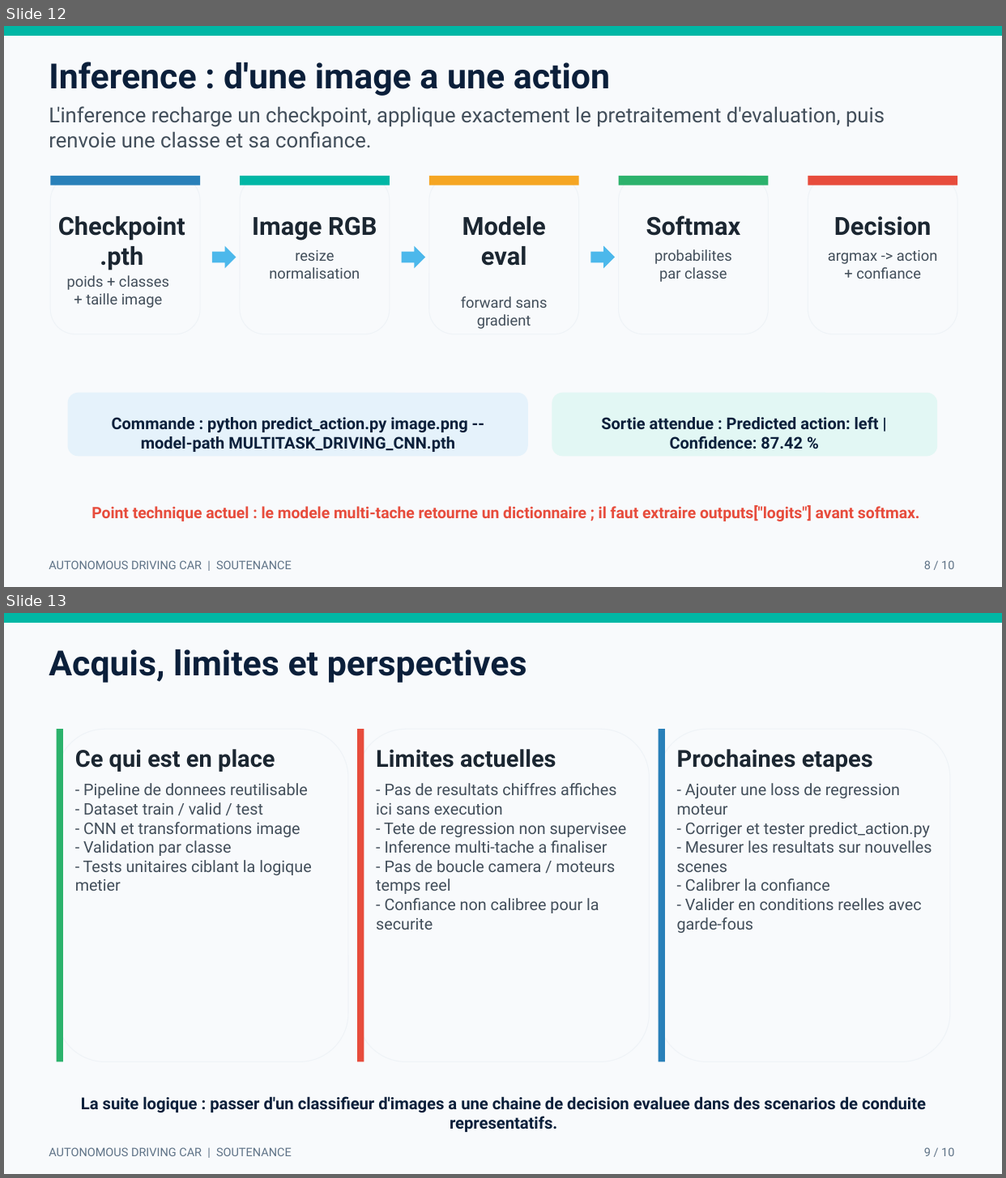
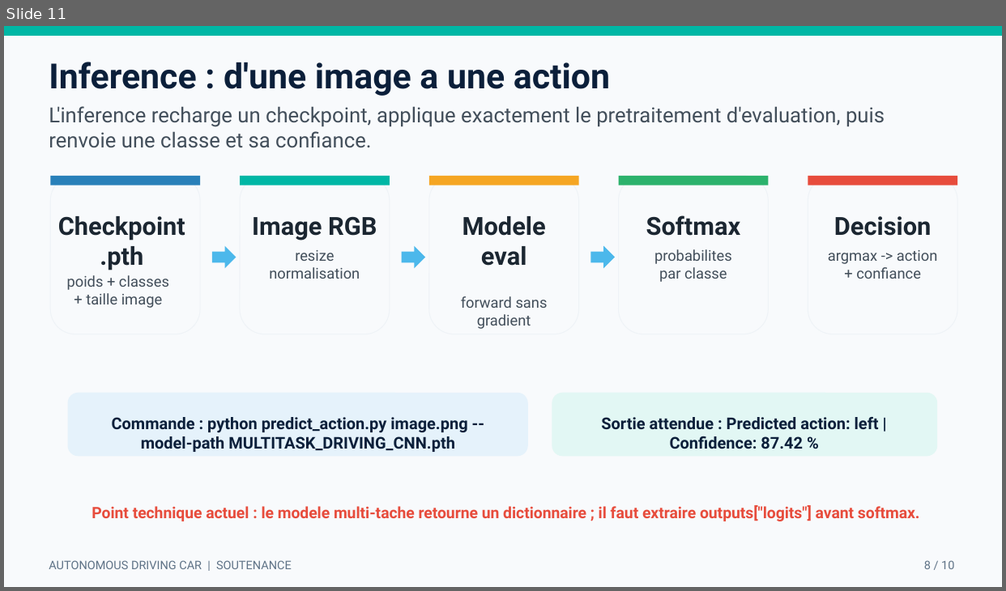
Before and after one commit to ENIB-PROJECTS/Autonomous-Driving-Car, a slide deck: Soutenance_Autonomous_Driving_Car.pptx. Shown one above the other, each under a label of ours: slides 12 and 13 before the commit, slide 11 after it. The pictures are 1006x1178 and 1006x591 pixels, drawn with LibreOffice and Linux fonts; fonts in the diff are those of the drawing. Boxes give left, top, right and bottom in pixels: in the first picture for what was removed or moved away, otherwise in the second. Text is boxed around its words. In the diff, an @@ line names an element or a change of style, - is before the commit and + after.

```diff
--- a/Soutenance_Autonomous_Driving_Car.pptx
+++ b/Soutenance_Autonomous_Driving_Car.pptx
@@ slide 13 removed at (4,613,1002,1174), background #FFFFFF @@
@@ rectangle removed at (4,613,1002,1174) @@
@@ rectangle removed at (4,613,1002,623) @@
@@ text removed at (49,649,527,683) @@
-Acquis, limites et perspectives
@@ rounded rectangle removed at (57,729,348,1063) @@
@@ rectangle removed at (57,729,63,1063) @@
@@ rounded rectangle removed at (357,729,650,1063) @@
@@ rectangle removed at (357,729,364,1063) @@
@@ rounded rectangle removed at (658,729,950,1063) @@
@@ rectangle removed at (658,729,665,1063) @@
@@ text removed at (75,749,275,772) @@
-Ce qui est en place
@@ text removed at (376,749,556,768) @@
-Limites actuelles
@@ text removed at (677,749,873,772) @@
-Prochaines etapes
@@ text removed at (75,783,311,891) @@
-- Pipeline de donnees reutilisable
-- Dataset train / valid / test
-- CNN et transformations image
-- Validation par classe
-- Tests unitaires ciblant la logique metier
@@ text removed at (376,783,627,930) @@
-- Pas de resultats chiffres affiches ici sans execution
-- Tete de regression non supervisee
-- Inference multi-tache a finaliser
-- Pas de boucle camera / moteurs temps reel
-- Confiance non calibree pour la securite
@@ text removed at (677,783,931,933) @@
-- Ajouter une loss de regression moteur
-- Corriger et tester predict_action.py
-- Mesurer les resultats sur nouvelles scenes
-- Calibrer la confiance
-- Valider en conditions reelles avec garde-fous
@@ text removed at (81,1097,926,1132) @@
-La suite logique : passer d'un classifieur d'images a une chaine de decision evaluee dans des scenarios de conduite representatifs.
@@ text removed at (49,1148,292,1157) @@
-AUTONOMOUS DRIVING CAR | SOUTENANCE
@@ text removed at (924,1148,954,1157) @@
-9 / 10
@@ what was slide 12 is now slide 11 @@
```
Also in this commit, not shown: 4 slides changed, 11 other slides removed, 2 other files.
